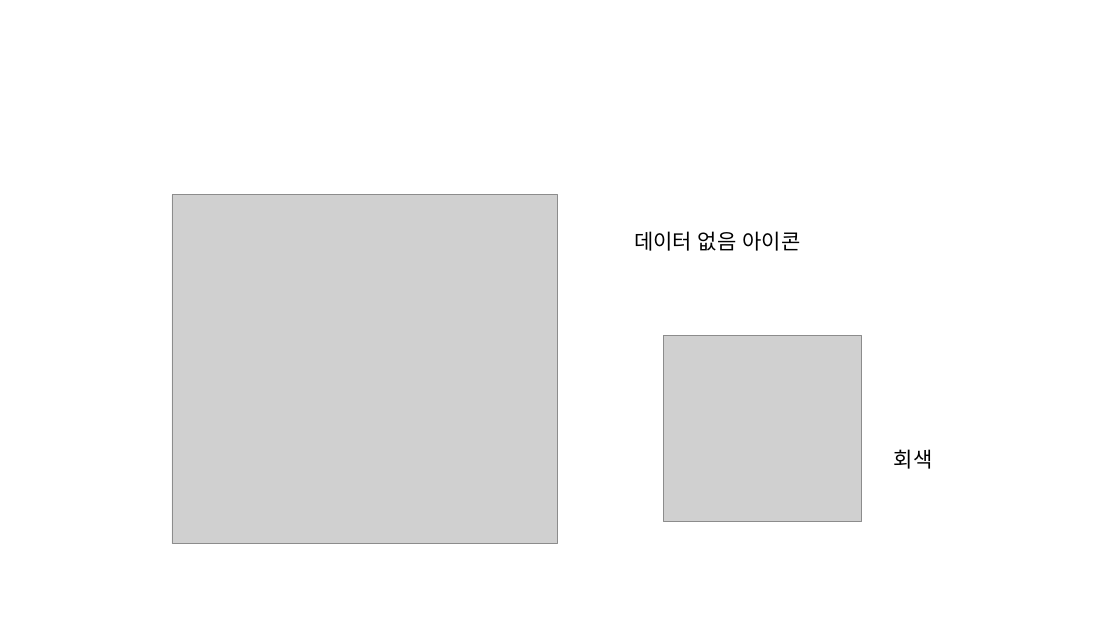
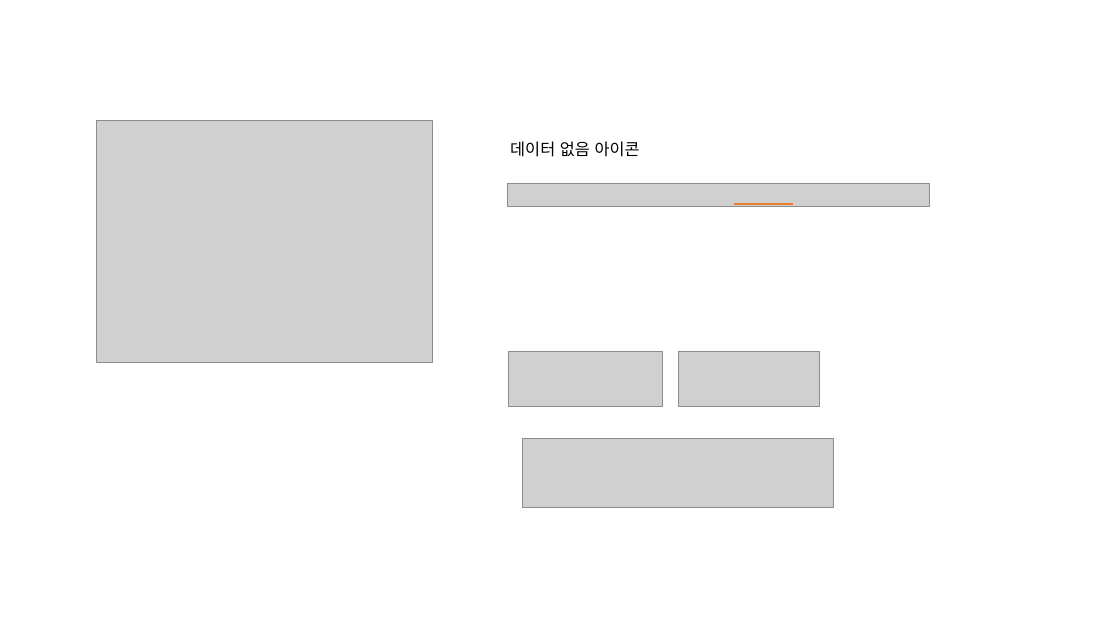
Before and after one commit to jeoungGyy/sejong, a slide deck: slide 12 of ppt/04-03.pptx. Drawn at 1120x630 pixels with LibreOffice and Linux fonts; fonts in the diff are those of the drawing; grey boxes stand for pictures. Boxes give left, top, right and bottom in pixels: in the first picture for what was removed or moved away, otherwise in the second. Text is boxed around its words. In the diff, an @@ line names an element or a change of style, - is before the commit and + after.

```diff
--- a/ppt/04-03.pptx
+++ b/ppt/04-03.pptx
@@ picture added at (97, 120, 433, 363) @@
@@ text "데이터 없음 아이콘": place and size @@
-text "데이터 없음 아이콘" at (634, 231, 800, 251)
+text "데이터 없음 아이콘" at (510, 141, 640, 157)
@@ text "데이터 없음 아이콘" at (510, 141, 640, 157): size 18 to 14 pt @@
@@ picture removed at (172, 195, 557, 544) @@
@@ picture added at (507, 184, 930, 207) @@
@@ line added from (734, 204) to (793, 204), #ED7D31 1.5 pt @@
@@ picture added at (508, 351, 662, 407) @@
@@ picture removed at (663, 335, 861, 522) @@
@@ picture added at (678, 351, 819, 407) @@
@@ picture added at (523, 439, 833, 507) @@
@@ text removed at (894, 449, 933, 469) @@
-회색
```
Also in this commit, not shown: 1 other slide changed, 6 slides added, 9 slides removed, 13 other files.
